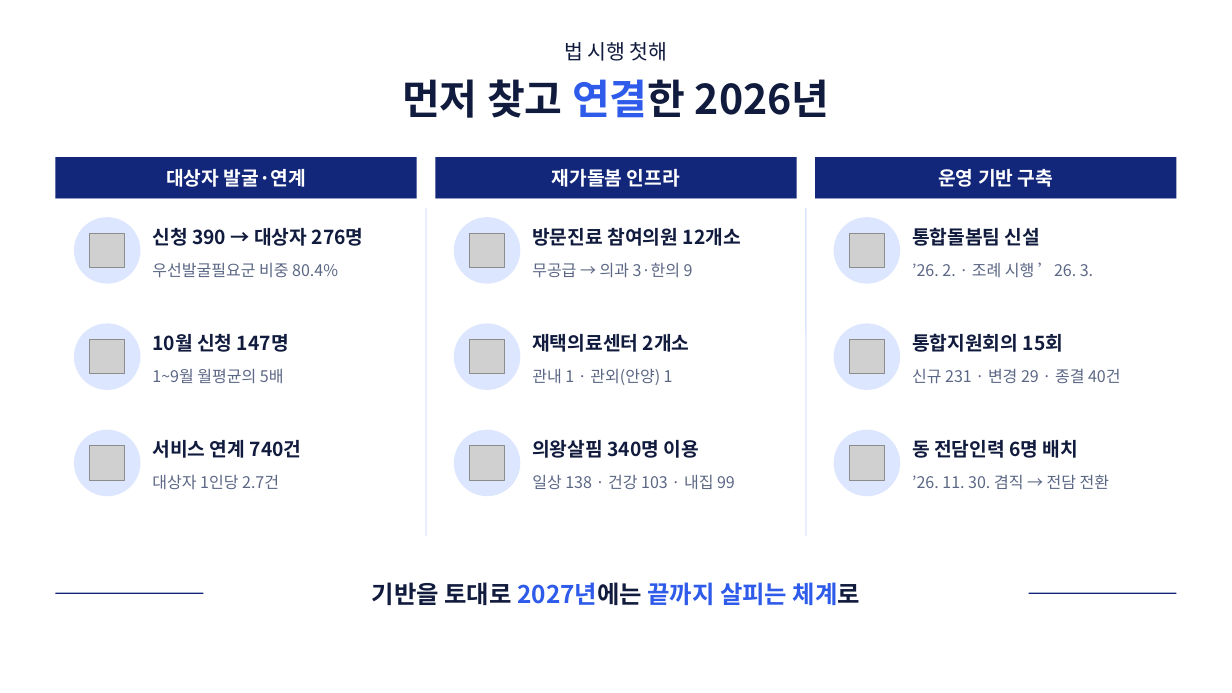
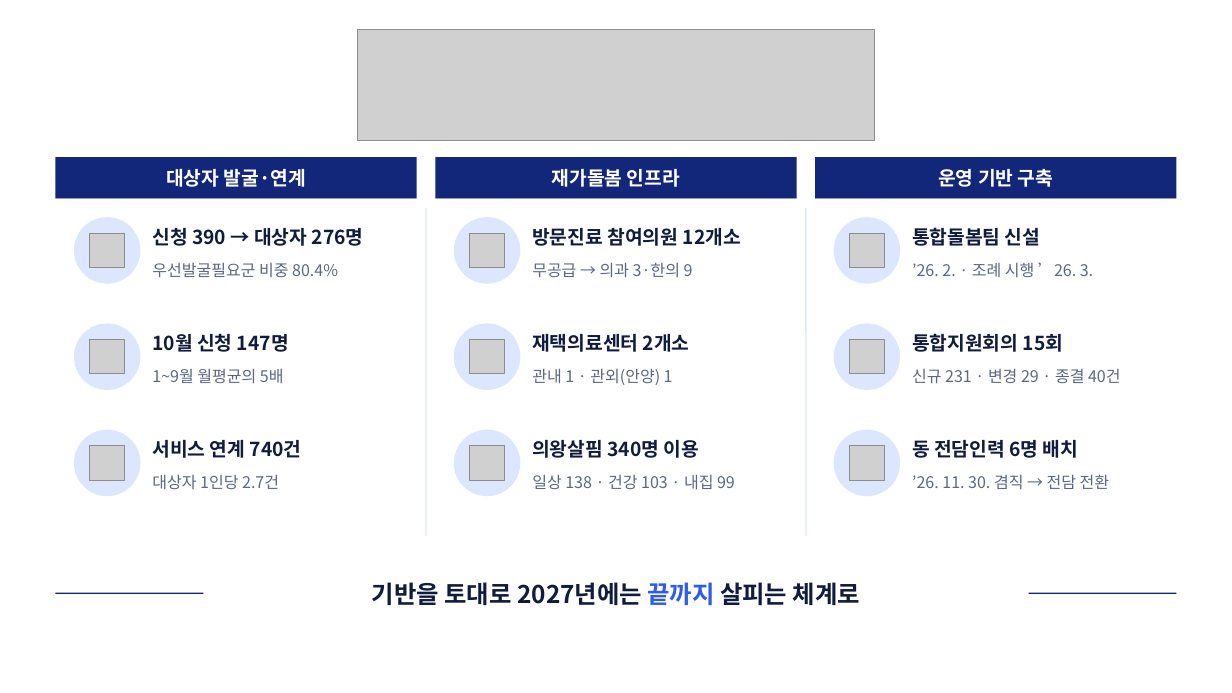
Before and after one commit to skys0430-creator/ssosso0430, a slide deck: slide 2 of docs/uiwang-2027-plan/files/2027_지역계획_협의체심의_발표자료_v3_15장.pptx. Drawn at 1232x693 pixels with LibreOffice and Linux fonts; fonts in the diff are those of the drawing; grey boxes stand for pictures; background and template pictures are left out. Boxes give left, top, right and bottom in pixels: in the first picture for what was removed or moved away, otherwise in the second. Text is boxed around its words. In the diff, an @@ line names an element or a change of style, - is before the commit and + after.

```diff
--- a/docs/uiwang-2027-plan/files/2027_지역계획_협의체심의_발표자료_v3_15장.pptx
+++ b/docs/uiwang-2027-plan/files/2027_지역계획_협의체심의_발표자료_v3_15장.pptx
@@ picture added at (x1=358, y1=30, x2=875, y2=140) @@
@@ text removed at (x1=564, y1=42, x2=668, y2=61) @@
-법 시행 첫해
@@ text removed at (x1=402, y1=79, x2=830, y2=118) @@
-먼저 찾고 연결한 2026년
@@ text "기반을 토대로 2027년에는 끝까지 살피는 ..." at (x1=372, y1=582, x2=860, y2=606): text colour #2F5BEA to #111B3D in "2027년에는 살피는 체계로" @@
```
Also in this commit, not shown: 5 other slides changed, 6 other files.
